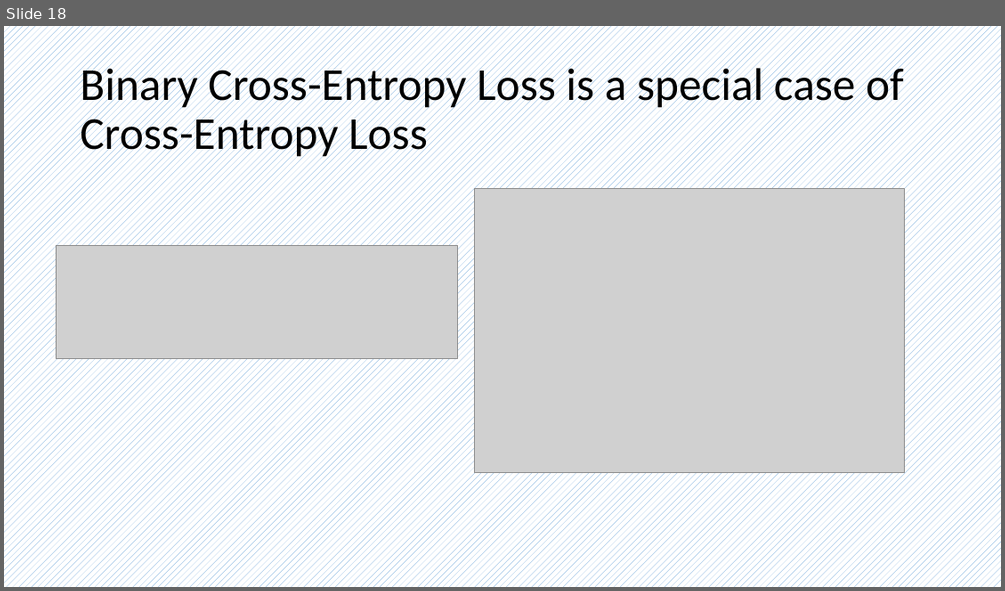
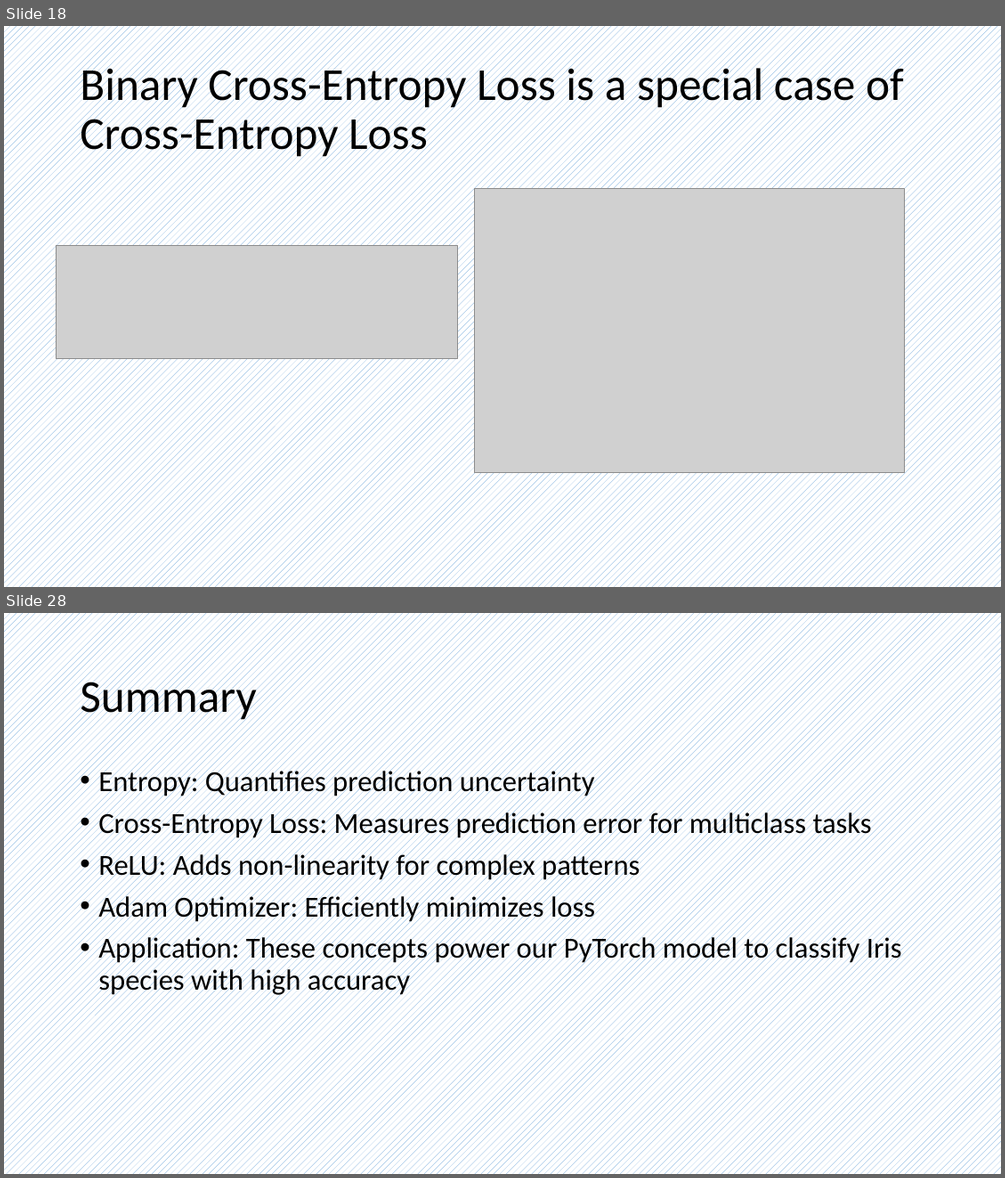
Before and after one commit to frankwxu/AI4DigitalForensics, a slide deck: lectures/08_multiclass_classification_n_to_n_2hidden/0_ML_concepts_multiclass.pptx. Shown one above the other, each under a label of ours: slide 18 before the commit, slides 18 and 28 after it; the slides between them are not shown. The pictures are 1005x591 and 1005x1178 pixels, drawn with LibreOffice and Linux fonts; fonts in the diff are those of the drawing; grey boxes stand for pictures; background and template pictures are left out. Boxes give left, top, right and bottom in pixels: in the first picture for what was removed or moved away, otherwise in the second. Text is boxed around its words. In the diff, an @@ line names an element or a change of style, - is before the commit and + after.

```diff
--- a/lectures/08_multiclass_classification_n_to_n_2hidden/0_ML_concepts_multiclass.pptx
+++ b/lectures/08_multiclass_classification_n_to_n_2hidden/0_ML_concepts_multiclass.pptx
@@ slide 28 added at [4,613,1001,1174], background pattern #5B9BD5 on #FFFFFF @@
@@ title added at [80,674,256,722], 44 pt, text #000000 @@
+Summary
@@ text added at [98,767,902,997], 28 pt, text #000000 @@
+• Entropy: Quantifies prediction uncertainty
+• Cross-Entropy Loss: Measures prediction error for multiclass tasks
+• ReLU: Adds non-linearity for complex patterns
+• Adam Optimizer: Efficiently minimizes loss
+• Application: These concepts power our PyTorch model to classify Iris species with high accuracy
```
Also in this commit, not shown: 2 slides changed, 8 other slides added, 29 other files.
